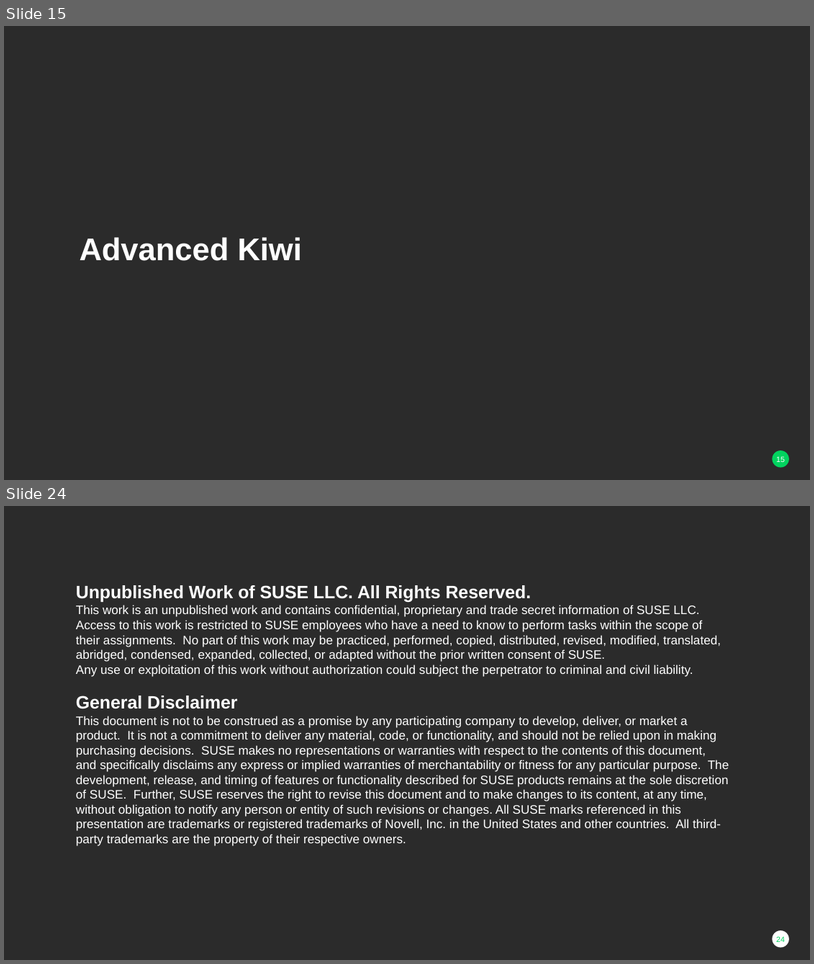
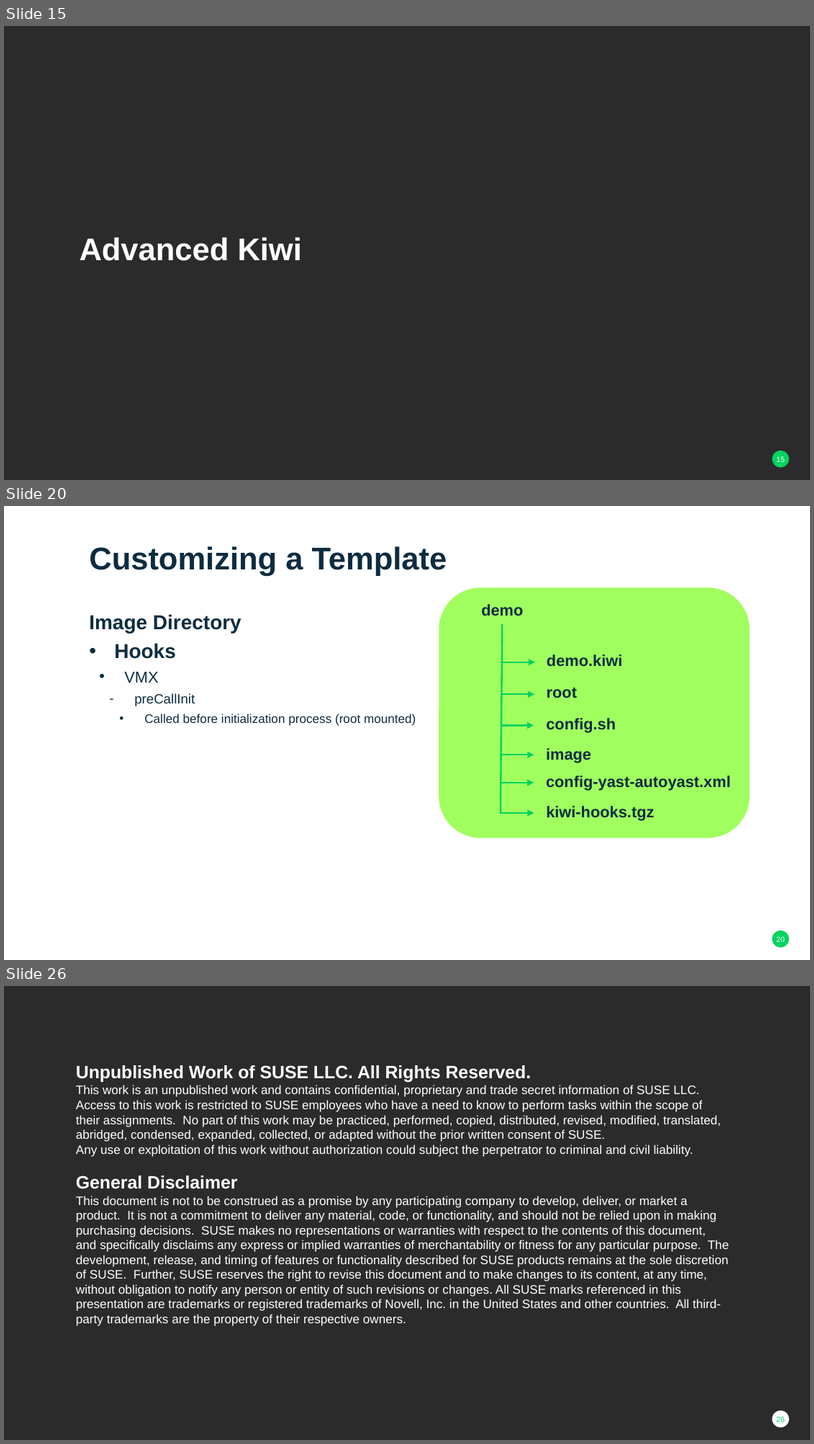
Before and after one commit to darthzen/conferences, a slide deck: susecon/2017/HO126885/HO126885 - Advanced Alchemy Building Gold-Master Images with Kiwi.pptx. Shown one above the other, each under a label of ours: slides 15 and 24 before the commit, slides 15, 20 and 26 after it; the slides between them are not shown. The pictures are 814x964 and 814x1444 pixels, drawn with LibreOffice and Linux fonts; fonts in the diff are those of the drawing; background and template pictures are left out; a plain dark background stands for a picture behind light text. Boxes give left, top, right and bottom in pixels: in the first picture for what was removed or moved away, otherwise in the second. Text is boxed around its words. In the diff, an @@ line names an element or a change of style, - is before the commit and + after.

```diff
--- a/susecon/2017/HO126885/HO126885 - Advanced Alchemy Building Gold-Master Images with Kiwi.pptx
+++ b/susecon/2017/HO126885/HO126885 - Advanced Alchemy Building Gold-Master Images with Kiwi.pptx
@@ slide 20 added at (4,506,810,960), background #FFFFFF; not listed: 1 template element that a slide beside it also shows @@
@@ title added at (89,546,448,576), 28 pt, text #0D2C40, bold @@
+Customizing a Template
@@ text added at (89,614,416,726), 11 pt, text #0D2C40 @@
+Image Directory
+• Hooks
+  • VMX
+    – preCallInit
+      • Called before initialization process (root mounted)
@@ group added at (440,587,750,837): 5 texts, 4 arrows, 1 rounded rectangle, 1 line @@
+demo
+demo.kiwi
+root
+config.sh
+image
@@ arrow added from (501, 782) to (534, 782), #02D35F 1.5 pt @@
@@ text added at (546,775,731,790), 14 pt, text #0D2C40, bold @@
+config-yast-autoyast.xml
@@ text added at (546,806,654,821), 14 pt, text #0D2C40, bold @@
+kiwi-hooks.tgz
@@ arrow added from (501, 813) to (535, 813), #02D35F 1.5 pt @@
@@ what was slide 24 is now slide 26 @@
@@ page number at (777,1416,785,1422): text changed @@
-24
+26
```
Also in this commit, not shown: 2 slides changed, 7 other slides added, 6 slides removed.
